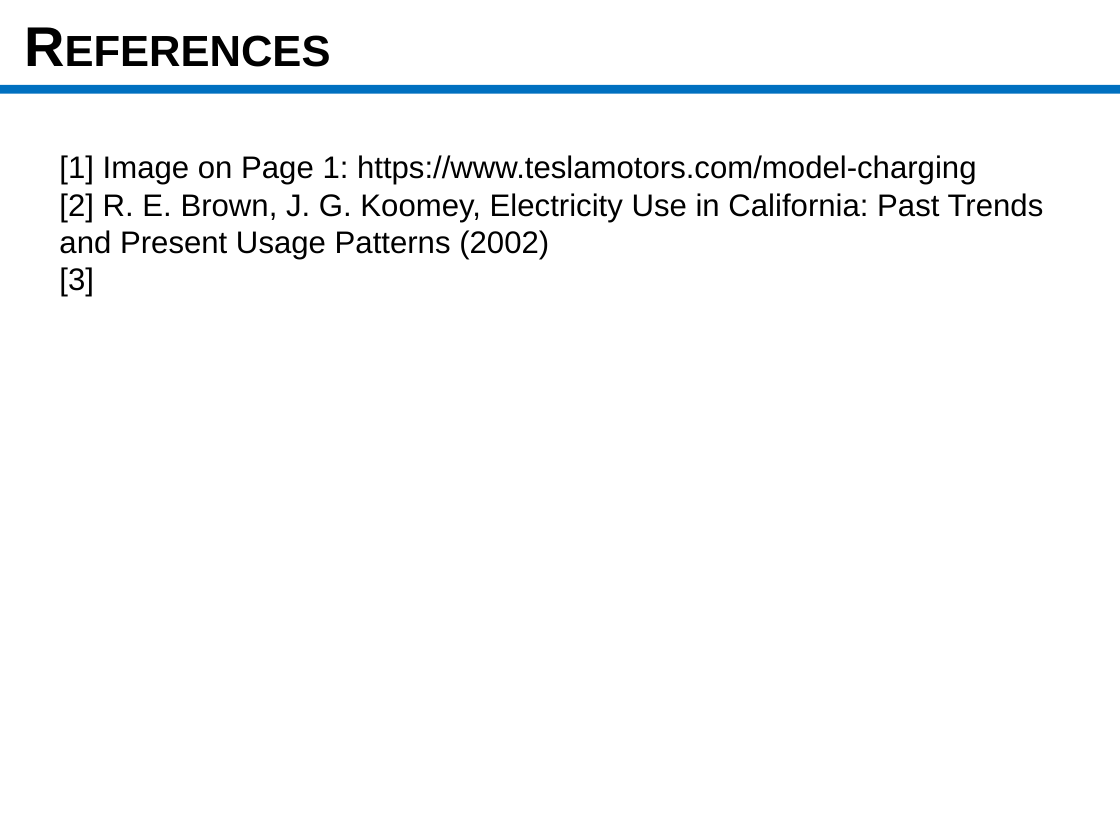
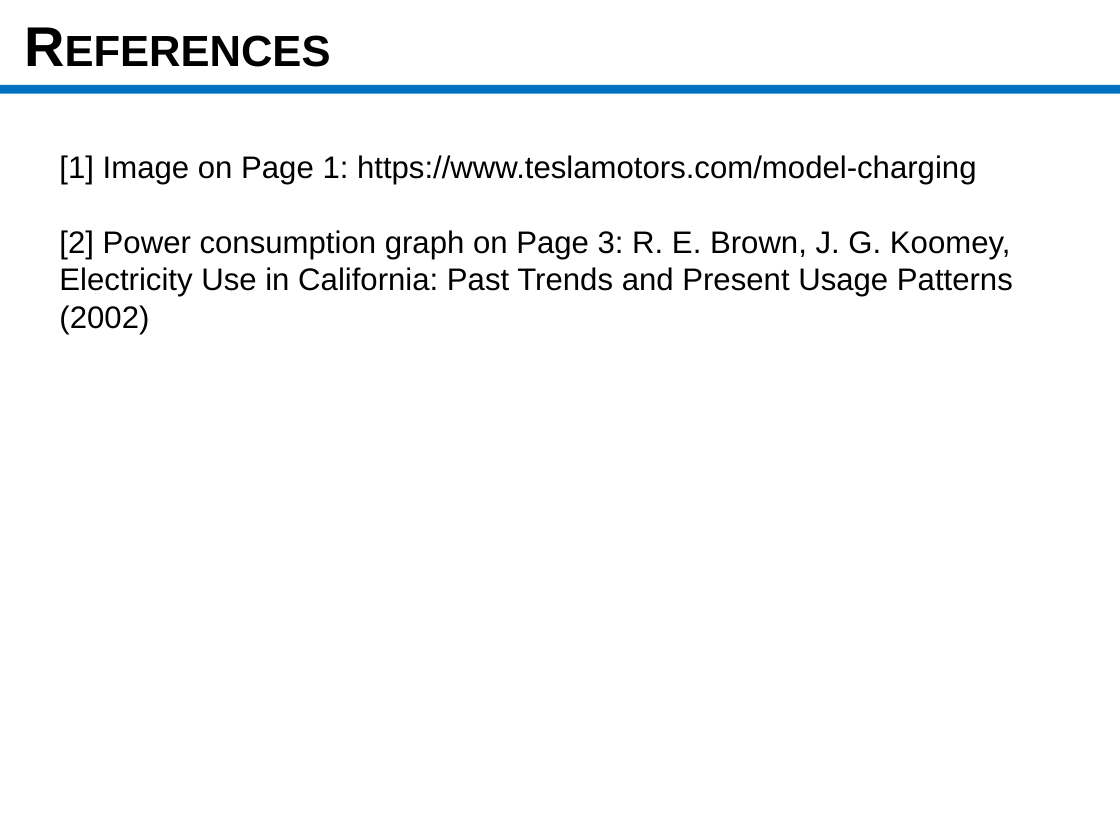
Before and after one commit to msssm/project_template, a slide deck: slide 16 of presentation/Final Presentation_mGrid.pptx (slide 10 before the commit). Drawn at 1120x840 pixels with LibreOffice and Linux fonts; fonts in the diff are those of the drawing. Boxes give left, top, right and bottom in pixels: in the first picture for what was removed or moved away, otherwise in the second. Text is boxed around its words. In the diff, an @@ line names an element or a change of style, - is before the commit and + after.

```diff
--- a/presentation/Final Presentation_mGrid.pptx
+++ b/presentation/Final Presentation_mGrid.pptx
@@ text at <box>59,230,1013,297</box>: text changed @@
-[2] R. E. Brown, J. G. Koomey, Electricity Use in California: Past Trends and Present Usage Patterns (2002)
-[3]
+[2] Power consumption graph on Page 3: R. E. Brown, J. G. Koomey, Electricity Use in California: Past Trends and Present Usage Patterns (2002)
```
Also in this commit, not shown: 3 other slides changed, 6 slides added, 27 other files.
